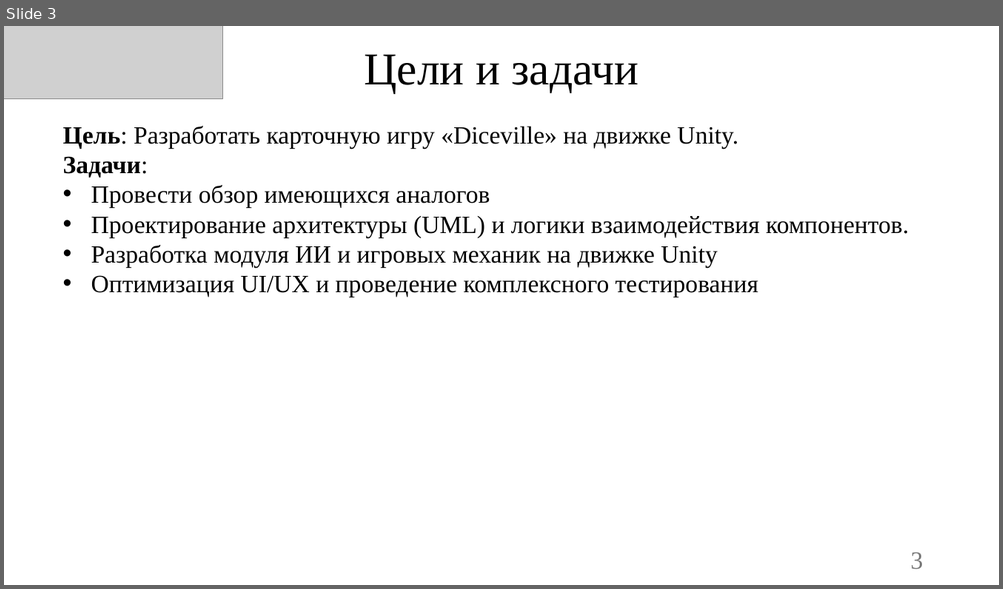
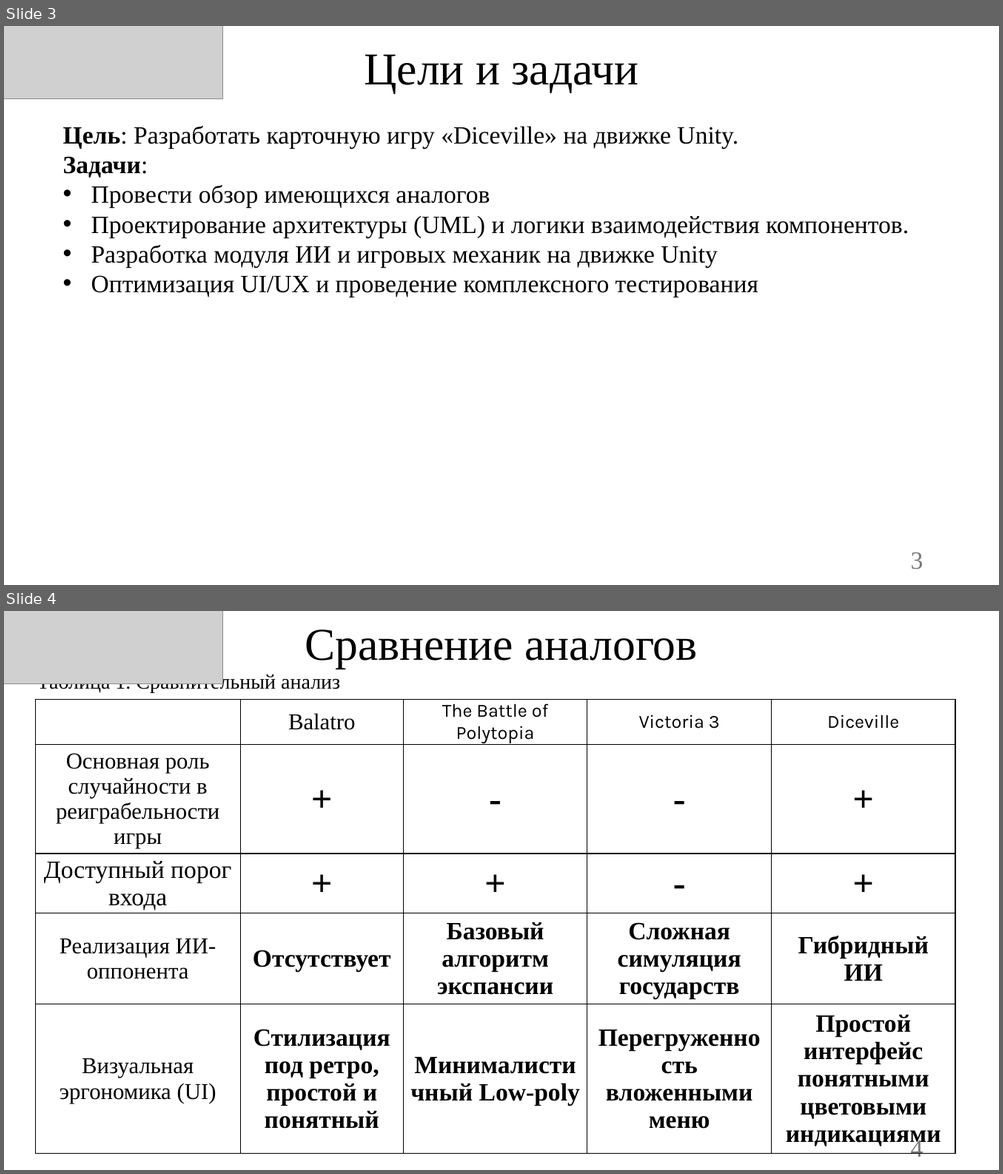
Before and after one commit to Owl-Man/ISPM, a slide deck: УПИС_Задание_№10/Презентация Diceville.pptx. Shown one above the other, each under a label of ours: slide 3 before the commit, slides 3 and 4 after it. The pictures are 1003x589 and 1003x1174 pixels, drawn with LibreOffice and Linux fonts; fonts in the diff are those of the drawing; grey boxes stand for pictures; background and template pictures are left out. Boxes give left, top, right and bottom in pixels: in the first picture for what was removed or moved away, otherwise in the second. Text is boxed around its words. In the diff, an @@ line names an element or a change of style, - is before the commit and + after.

```diff
--- a/УПИС_Задание_№10/Презентация Diceville.pptx
+++ b/УПИС_Задание_№10/Презентация Diceville.pptx
@@ slide 4 added at (4, 611, 999, 1170), background picture (left out) @@
@@ picture added at (4, 611, 223, 684) @@
@@ title added at (304, 629, 697, 668), 44 pt, text #000000 @@
+Сравнение аналогов
@@ text added at (37, 672, 340, 692), 20 pt, text #000000 @@
+Таблица 1. Сравнительный анализ
@@ table added at (35, 700, 956, 1150), 5 rows, 5 columns @@
+ | Balatro | The Battle of Polytopia | Victoria 3 | Diceville
+Основная роль случайности в реиграбельности игры | + | - | - | +
+Доступный порог входа | + | + | - | +
+Реализация ИИ-оппонента | Отсутствует | Базовый алгоритм экспансии | Сложная симуляция государств | Гибридный ИИ
+Визуальная эргономика (UI) | Стилизация под ретро, простой и понятный | Минималистичный Low-poly | Перегруженность вложенными меню | Простой интерфейс понятными цветовыми индикациями
@@ page number added at (910, 1137, 923, 1157), 24 pt, text #797979 @@
+4
```
Also in this commit, not shown: 1 slide changed, 9 other slides added, 1 slide removed.
